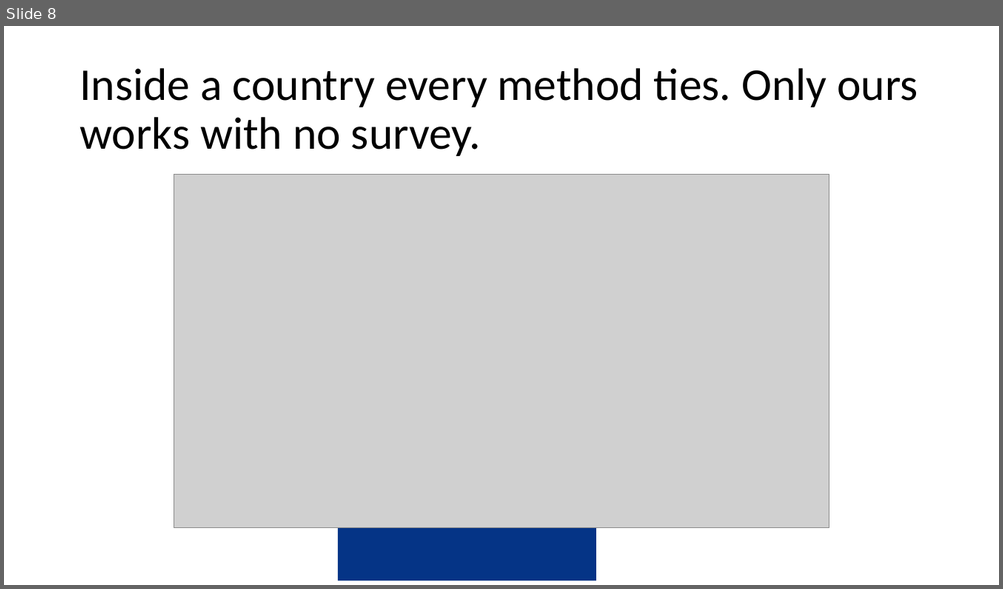
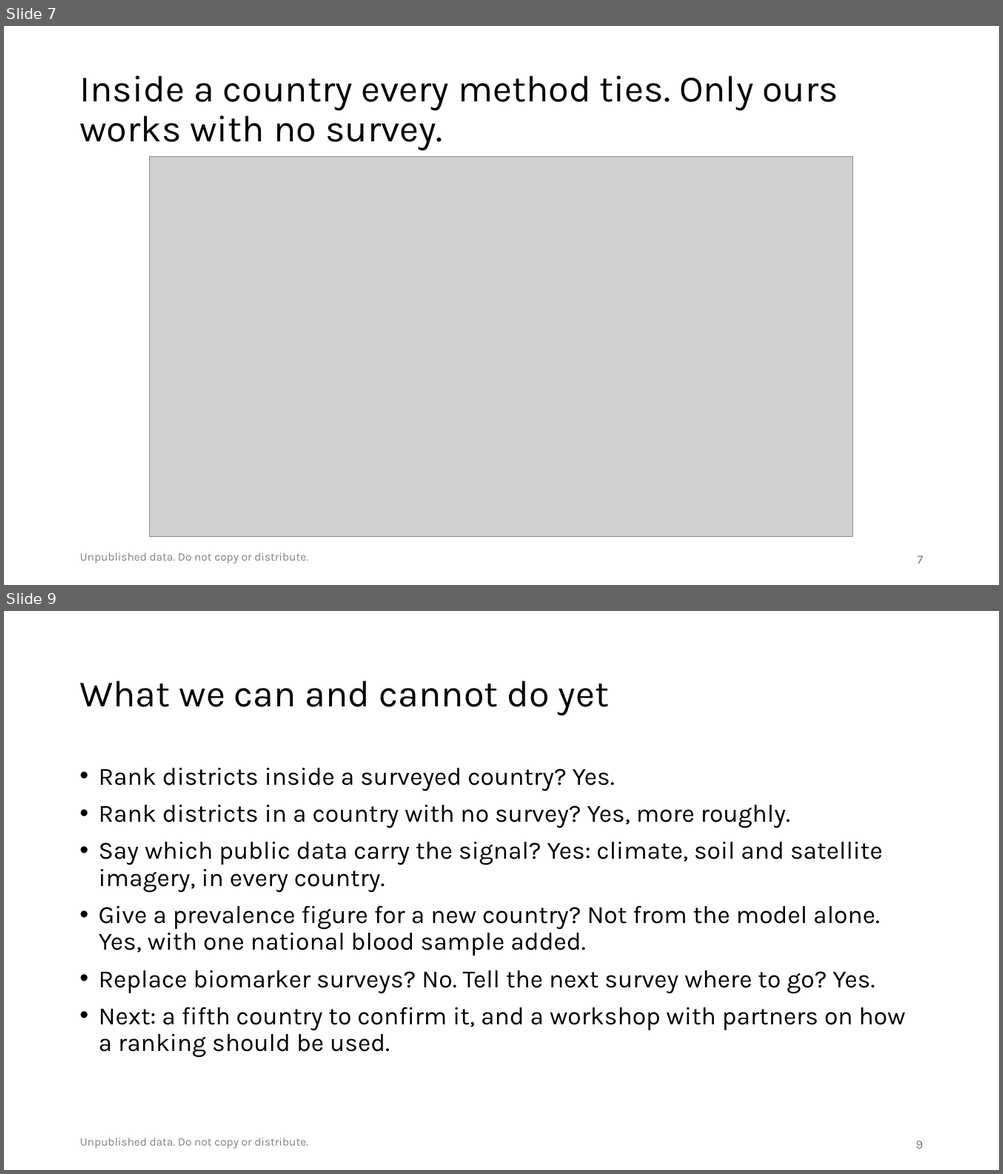
Before and after one commit to amertens/mn-prediction, a slide deck: docs/slides/MN-proxy-policy-deck-2026-09.pptx. Shown one above the other, each under a label of ours: slide 8 before the commit, slides 7 and 9 after it; the slides between them are not shown. The pictures are 1003x589 and 1003x1174 pixels, drawn with LibreOffice and Linux fonts; fonts in the diff are those of the drawing; grey boxes stand for pictures; background and template pictures are left out. Boxes give left, top, right and bottom in pixels: in the first picture for what was removed or moved away, otherwise in the second. Text is boxed around its words. In the diff, an @@ line names an element or a change of style, - is before the commit and + after.

```diff
--- a/docs/slides/MN-proxy-policy-deck-2026-09.pptx
+++ b/docs/slides/MN-proxy-policy-deck-2026-09.pptx
@@ slide 9 added at [4, 611, 999, 1170], background picture (left out) @@
@@ title added at [79, 681, 609, 716], 36 pt, text #000000 @@
+What we can and cannot do yet
@@ text added at [99, 768, 905, 1058], 24 pt, text #000000 @@
+• Rank districts inside a surveyed country? Yes.
+• Rank districts in a country with no survey? Yes, more roughly.
+• Say which public data carry the signal? Yes: climate, soil and satellite imagery, in every country.
+• Give a prevalence figure for a new country? Not from the model alone. Yes, with one national blood sample added.
+• Replace biomarker surveys? No. Tell the next survey where to go? Yes.
+• Next: a fifth country to confirm it, and a workshop with partners on how a ranking should be used.
@@ text added at [80, 1138, 308, 1149], 11 pt, text #808080 @@
+Unpublished data. Do not copy or distribute.
@@ page number added at [916, 1141, 923, 1149], 12 pt, text #797979 @@
+9
@@ what was slide 8 is now slide 7 @@
@@ slide 7 changed as well @@
@@ title "Inside a country every method ..." at [79, 76, 838, 151]: size 44 to 36 pt, font Calibri to Karla @@
@@ picture: place and size @@
-picture at [174, 175, 829, 529]
+picture at [150, 156, 852, 537]
@@ rectangle removed at [338, 524, 596, 582] @@
@@ text added at [80, 553, 308, 564], 11 pt, text #808080 @@
+Unpublished data. Do not copy or distribute.
@@ page number added at [917, 556, 923, 564], 12 pt, text #797979 @@
+7
```
Also in this commit, not shown: 14 other slides changed, 6 other slides added, 5 slides removed, 6 other files.
